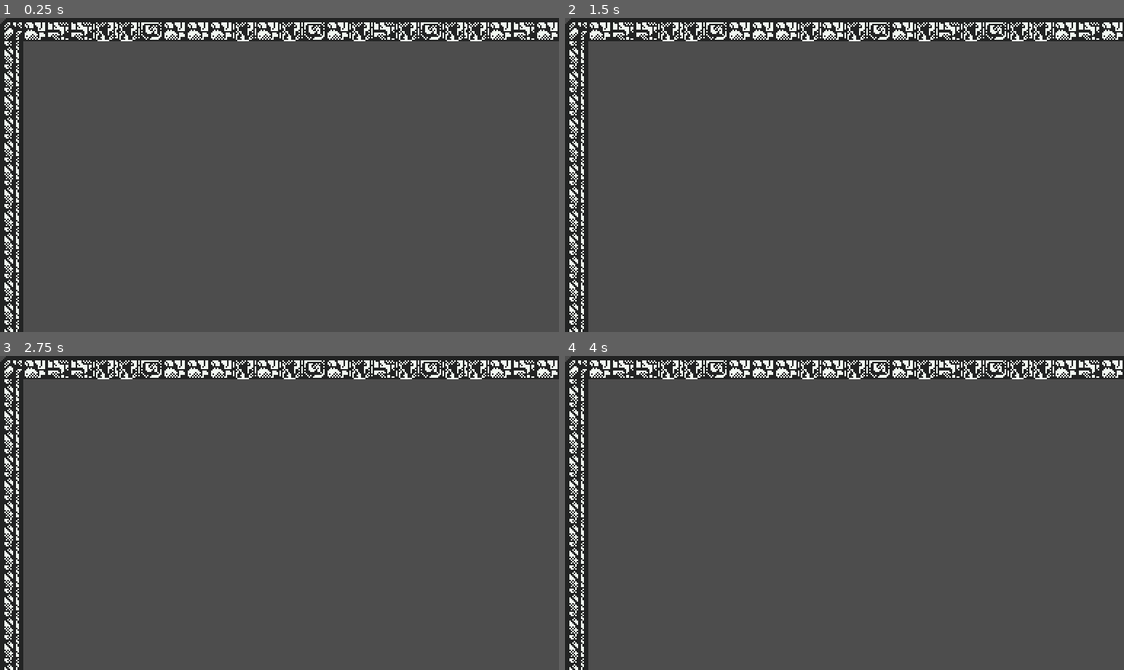
Above: before the commit, frames 1-4 (two rows, left to right).
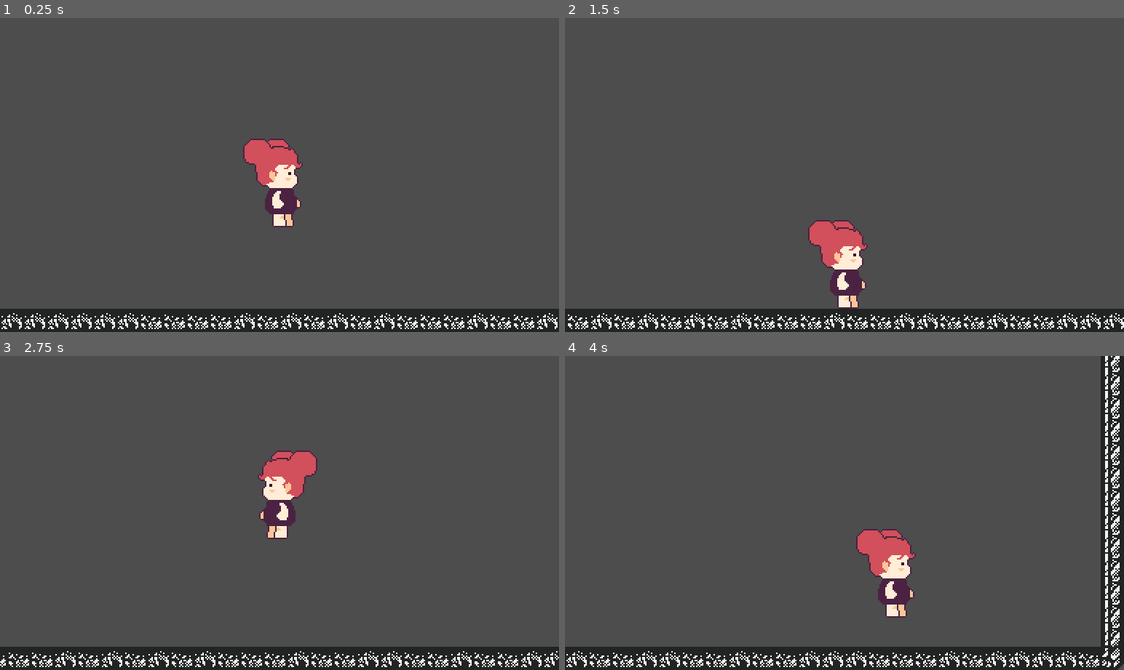
Above: after the commit, the same moments.

Repository: SpeedOfSmell/cryptid-caper
Game: Godot game, scene res://assets/game/game_manager.tscn
Same seed, same stepped clock (60 frames per second), same inputs: the game is played once before the commit and once after it.
Inputs:
- Up to frame 1 (0.25 s): no input
- Up to frame 2 (1.5 s): hold S (duck, bound only after the commit) 0.53-1.28 s; hold D (walk_right, bound only after the commit) from 0.53 s (still down); tap Space (jump, bound only after the commit) at 0.77, 0.8, 1.07, 1.35 s
- Up to frame 3 (2.75 s): tap Space (jump, bound only after the commit) at 1.52, 1.82, 2.3 s; tap S (duck, bound only after the commit) at 1.55 s; release D (walk_right, bound only after the commit) at 2.03 s; hold A (walk_left, bound only after the commit) from 2.03 s (still down); hold S (duck, bound only after the commit) from 2.03 s (still down)
- Up to frame 4 (4 s): release A (walk_left, bound only after the commit) at 2.78 s; release S (duck, bound only after the commit) at 2.78 s; hold D (walk_right, bound only after the commit) from 2.78 s (still down); tap S (duck, bound only after the commit) at 2.85 s; tap Space (jump, bound only after the commit) at 3.02, 3.32, 3.6, 3.77 s

The runs differ from the first frame. In frame 1, 20% of the frame differs, in the area x 0-100%, y 0-100%; in frame 2, 20%; in frame 3, 20%; in frame 4, 23%.

Commit message:
added character placeholder and the state machient o handle player movement

Diff:
--- /dev/null
+++ b/assets/game/character/animated_sprite_2d.gd
@@ -0,0 +1,16 @@
+extends AnimatedSprite2D
+
+
+# Called when the node enters the scene tree for the first time.
+func _ready():
+	pass # Replace with function body.
+
+
+# Called every frame. 'delta' is the elapsed time since the previous frame.
+func _process(delta):
+	if get_tree().paused:
+		match animation:
+				"walk_right":
+					play("idle_right")
+				"walk_left":
+					play("idle_left")
--- /dev/null
+++ b/assets/game/character/character.gd
@@ -0,0 +1,19 @@
+class_name Character
+extends CharacterBody2D
+
+@export var speed : float = 200
+@export var gravity : float = 1200
+
+@export var sprite_node: AnimatedSprite2D
+@export var standing_shape: CollisionShape2D
+@export var ducking_shape: CollisionShape2D
+
+func _process(_delta):
+	# TODO: play walk, jump and duck animations once the art exists.
+	if velocity.x > 0:
+		sprite_node.play("idle_right")
+	elif velocity.x < 0:
+		sprite_node.play("idle_left")
+
+func walk_input() -> float:
+	return Input.get_axis("walk_left", "walk_right")
--- /dev/null
+++ b/assets/game/character/character.tscn
@@ -0,0 +1,136 @@
+[gd_scene format=3 uid="uid://dr2pihnrs5v5v"]
+
+[ext_resource type="Script" uid="uid://co7g3oq4f8ntu" path="res://assets/game/character/character.gd" id="1_chr01"]
+[ext_resource type="Script" uid="uid://bsmkr2hwyde1n" path="res://assets/game/character/animated_sprite_2d.gd" id="2_spr01"]
+[ext_resource type="Texture2D" uid="uid://dpu2qyv4wmvd7" path="res://assets/game/character/Ch1 left idle.png" id="3_idl01"]
+[ext_resource type="Texture2D" uid="uid://kwog3ls8am3t" path="res://assets/game/character/Ch1 right idle.png" id="4_idr01"]
+[ext_resource type="Script" path="res://assets/game/character/states/character_state_machine.gd" id="5_stm01"]
+[ext_resource type="Script" path="res://assets/game/character/states/idle_state.gd" id="6_idl01"]
+[ext_resource type="Script" path="res://assets/game/character/states/walk_state.gd" id="7_wlk01"]
+[ext_resource type="Script" path="res://assets/game/character/states/duck_state.gd" id="8_dck01"]
+[ext_resource type="Script" path="res://assets/game/character/states/jump_state.gd" id="9_jmp01"]
+[ext_resource type="Script" path="res://assets/game/character/states/fall_state.gd" id="10_fal01"]
+
+[sub_resource type="AtlasTexture" id="AtlasTexture_left0"]
+atlas = ExtResource("3_idl01")
+region = Rect2(0, 0, 62, 73)
+
+[sub_resource type="AtlasTexture" id="AtlasTexture_left1"]
+atlas = ExtResource("3_idl01")
+region = Rect2(62, 0, 62, 73)
+
+[sub_resource type="AtlasTexture" id="AtlasTexture_left2"]
+atlas = ExtResource("3_idl01")
+region = Rect2(0, 73, 62, 73)
+
+[sub_resource type="AtlasTexture" id="AtlasTexture_left3"]
+atlas = ExtResource("3_idl01")
+region = Rect2(62, 73, 62, 73)
+
+[sub_resource type="AtlasTexture" id="AtlasTexture_right0"]
+atlas = ExtResource("4_idr01")
+region = Rect2(0, 0, 62, 73)
+
+[sub_resource type="AtlasTexture" id="AtlasTexture_right1"]
+atlas = ExtResource("4_idr01")
+region = Rect2(62, 0, 62, 73)
+
+[sub_resource type="AtlasTexture" id="AtlasTexture_right2"]
+atlas = ExtResource("4_idr01")
+region = Rect2(0, 73, 62, 73)
+
+[sub_resource type="AtlasTexture" id="AtlasTexture_right3"]
+atlas = ExtResource("4_idr01")
+region = Rect2(62, 73, 62, 73)
+
+[sub_resource type="SpriteFrames" id="SpriteFrames_chr01"]
+animations = [{
+"frames": [{
+"duration": 1.0,
+"texture": SubResource("AtlasTexture_left0")
+}, {
+"duration": 1.0,
+"texture": SubResource("AtlasTexture_left1")
+}, {
+"duration": 1.0,
+"texture": SubResource("AtlasTexture_left2")
+}, {
+"duration": 1.0,
+"texture": SubResource("AtlasTexture_left3")
+}],
+"loop": true,
+"name": &"idle_left",
+"speed": 5.0
+}, {
+"frames": [{
+"duration": 1.0,
+"texture": SubResource("AtlasTexture_right0")
+}, {
+"duration": 1.0,
+"texture": SubResource("AtlasTexture_right1")
+}, {
+"duration": 1.0,
+"texture": SubResource("AtlasTexture_right2")
+}, {
+"duration": 1.0,
+"texture": SubResource("AtlasTexture_right3")
+}],
+"loop": true,
+"name": &"idle_right",
+"speed": 5.0
+}]
+
+[sub_resource type="RectangleShape2D" id="RectangleShape2D_stand"]
+size = Vector2(24, 56)
+
+[sub_resource type="RectangleShape2D" id="RectangleShape2D_duck"]
+size = Vector2(24, 28)
+
+[node name="Character" type="CharacterBody2D" unique_id=1604827351 node_paths=PackedStringArray("sprite_node", "standing_shape", "ducking_shape")]
+script = ExtResource("1_chr01")
+sprite_node = NodePath("AnimatedSprite2D")
+standing_shape = NodePath("Standing Shape")
+ducking_shape = NodePath("Ducking Shape")
+
+[node name="AnimatedSprite2D" type="AnimatedSprite2D" parent="." unique_id=738215904]
+process_mode = 3
+sprite_frames = SubResource("SpriteFrames_chr01")
+animation = &"idle_right"
+autoplay = "idle_right"
+centered = false
+offset = Vector2(-31, -69)
+script = ExtResource("2_spr01")
+
+[node name="Standing Shape" type="CollisionShape2D" parent="." unique_id=1182640573]
+position = Vector2(0, -28)
+shape = SubResource("RectangleShape2D_stand")
+
+[node name="Ducking Shape" type="CollisionShape2D" parent="." unique_id=296471038]
+position = Vector2(0, -14)
+shape = SubResource("RectangleShape2D_duck")
+disabled = true
+
+[node name="Camera2D" type="Camera2D" parent="." unique_id=1875302946]
+limit_left = 0
+limit_top = 0
+limit_right = 1024
+limit_bottom = 512
+
+[node name="State Machine" type="Node" parent="." unique_id=1349072658 node_paths=PackedStringArray("initial_state")]
+script = ExtResource("5_stm01")
+initial_state = NodePath("Fall")
+
+[node name="Idle" type="Node" parent="State Machine" unique_id=524180397]
+script = ExtResource("6_idl01")
+
+[node name="Walk" type="Node" parent="State Machine" unique_id=1720946315]
+script = ExtResource("7_wlk01")
+
+[node name="Duck" type="Node" parent="State Machine" unique_id=861357204]
+script = ExtResource("8_dck01")
+
+[node name="Jump" type="Node" parent="State Machine" unique_id=2038461957]
+script = ExtResource("9_jmp01")
+
+[node name="Fall" type="Node" parent="State Machine" unique_id=417693820]
+script = ExtResource("10_fal01")
--- /dev/null
+++ b/assets/game/character/states/air_state.gd
@@ -0,0 +1,7 @@
+class_name AirState
+extends CharacterState
+
+# Gravity and steering shared by every state in the air inheriting, to be planned for potential air dash/other states
+func physics_update(delta: float):
+	character.velocity.y += character.gravity * delta
+	character.velocity.x = character.walk_input() * character.speed
--- /dev/null
+++ b/assets/game/character/states/character_state.gd
@@ -0,0 +1,34 @@
+class_name CharacterState
+extends Node
+
+# Returned from next_state() to pick a state. Each value is a node name under State Machine.
+const STAY := &""
+const IDLE := &"Idle"
+const WALK := &"Walk"
+const DUCK := &"Duck"
+const JUMP := &"Jump"
+const FALL := &"Fall"
+
+#ADDING NEW STATE:
+# 1) Add new state extending grounded, air or character state
+# 2) ADd a node under the state machine, matching constant
+# 3) Add constant to this script
+# 4) Add rule that triggers it
+
+@onready var character: Character = owner
+
+# Called once when this state becomes the current state.
+func enter():
+	pass
+
+# Called once when another state takes over.
+func exit():
+	pass
+
+# Returns the state to switch to, or STAY to remain in this one.
+func next_state() -> StringName:
+	return STAY
+
+# Called every physics frame while this is the current state.
+func physics_update(_delta: float):
+	pass
--- /dev/null
+++ b/assets/game/character/states/character_state_machine.gd
@@ -0,0 +1,32 @@
+class_name CharacterStateMachine
+extends Node
+
+const MAX_TRANSITIONS_PER_FRAME := 8 # Just to prevent infinite loops in case of faulity logic in states transitions
+
+@export var initial_state: CharacterState
+
+@onready var character: Character = owner
+
+var current_state: CharacterState
+
+func _ready():
+	current_state = initial_state
+	current_state.enter()
+
+func _physics_process(delta):
+	for i in MAX_TRANSITIONS_PER_FRAME:
+		var next := current_state.next_state()
+		if next == CharacterState.STAY:
+			break
+		_change_state(next)
+
+	current_state.physics_update(delta)
+	character.move_and_slide()
+
+func _change_state(next: StringName):
+	var state := get_node_or_null(NodePath(next)) as CharacterState
+	assert(state != null, "State Machine has no state node named %s" % next)
+
+	current_state.exit()
+	current_state = state
+	current_state.enter()
--- /dev/null
+++ b/assets/game/character/states/duck_state.gd
@@ -0,0 +1,21 @@
+class_name DuckState
+extends GroundedState
+
+func enter():
+	character.standing_shape.disabled = true
+	character.ducking_shape.disabled = false
+	# TODO: replace the squash with a duck animation once the art exists.
+	character.sprite_node.scale.y = 0.5
+
+func exit():
+	character.standing_shape.disabled = false
+	character.ducking_shape.disabled = true
+	character.sprite_node.scale.y = 1.0
+
+func next_state() -> StringName:
+	if not Input.is_action_pressed("duck"):
+		return IDLE
+	return super()
+
+func physics_update(_delta: float):
+	character.velocity.x = 0
--- /dev/null
+++ b/assets/game/character/states/fall_state.gd
@@ -0,0 +1,7 @@
+class_name FallState
+extends AirState
+
+func next_state() -> StringName:
+	if character.is_on_floor():
+		return IDLE
+	return super()
--- /dev/null
+++ b/assets/game/character/states/grounded_state.gd
@@ -0,0 +1,10 @@
+class_name GroundedState
+extends CharacterState
+
+# All grounded states inherit from
+func next_state() -> StringName:
+	if not character.is_on_floor():
+		return FALL
+	if Input.is_action_just_pressed("jump"):
+		return JUMP
+	return super()
--- /dev/null
+++ b/assets/game/character/states/idle_state.gd
@@ -0,0 +1,12 @@
+class_name IdleState
+extends GroundedState
+
+func next_state() -> StringName:
+	if Input.is_action_pressed("duck"):
+		return DUCK
+	if character.walk_input() != 0:
+		return WALK
+	return super()
+
+func physics_update(_delta: float):
+	character.velocity.x = 0
--- /dev/null
+++ b/assets/game/character/states/jump_state.gd
@@ -0,0 +1,12 @@
+class_name JumpState
+extends AirState
+
+@export var jump_speed : float = 440
+
+func enter():
+	character.velocity.y = -jump_speed
+
+func next_state() -> StringName:
+	if character.velocity.y >= 0:
+		return FALL
+	return super()
--- /dev/null
+++ b/assets/game/character/states/walk_state.gd
@@ -0,0 +1,12 @@
+class_name WalkState
+extends GroundedState
+
+func next_state() -> StringName:
+	if Input.is_action_pressed("duck"):
+		return DUCK
+	if character.walk_input() == 0:
+		return IDLE
+	return super()
+
+func physics_update(_delta: float):
+	character.velocity.x = character.walk_input() * character.speed
--- a/assets/game/game_manager.tscn
+++ b/assets/game/game_manager.tscn
@@ -1,8 +1,20 @@
 [gd_scene format=3 uid="uid://cxwdpb4m6ahak"]
 
 [ext_resource type="Script" uid="uid://dnkdnq7pum2mv" path="res://assets/game/room_manager/room_manager.gd" id="1_66d57"]
+[ext_resource type="PackedScene" uid="uid://dr2pihnrs5v5v" path="res://assets/game/character/character.tscn" id="2_chr01"]
+
+[sub_resource type="WorldBoundaryShape2D" id="WorldBoundaryShape2D_floor"]
 
 [node name="Game Manager" type="Node" unique_id=175650822]
 
 [node name="Room Manager" type="Node" parent="." unique_id=2010213947]
 script = ExtResource("1_66d57")
+
+[node name="Character" parent="." unique_id=913466207 instance=ExtResource("2_chr01")]
+position = Vector2(512, 400)
+
+[node name="Temp Floor" type="StaticBody2D" parent="." unique_id=1427095386]
+position = Vector2(0, 496)
+
+[node name="CollisionShape2D" type="CollisionShape2D" parent="Temp Floor" unique_id=650318742]
+shape = SubResource("WorldBoundaryShape2D_floor")
--- a/project.godot
+++ b/project.godot
@@ -22,6 +22,34 @@
 window/stretch/mode="viewport"
 window/stretch/scale_mode="integer"
 
+[input]
+
+walk_left={
+"deadzone": 0.2,
+"events": [Object(InputEventKey,"resource_local_to_scene":false,"resource_name":"","device":-1,"window_id":0,"alt_pressed":false,"shift_pressed":false,"ctrl_pressed":false,"meta_pressed":false,"pressed":false,"keycode":0,"physical_keycode":65,"key_label":0,"unicode":97,"location":0,"echo":false,"script":null)
+, Object(InputEventKey,"resource_local_to_scene":false,"resource_name":"","device":-1,"window_id":0,"alt_pressed":false,"shift_pressed":false,"ctrl_pressed":false,"meta_pressed":false,"pressed":false,"keycode":0,"physical_keycode":4194319,"key_label":0,"unicode":0,"location":0,"echo":false,"script":null)
+]
+}
+walk_right={
+"deadzone": 0.2,
+"events": [Object(InputEventKey,"resource_local_to_scene":false,"resource_name":"","device":-1,"window_id":0,"alt_pressed":false,"shift_pressed":false,"ctrl_pressed":false,"meta_pressed":false,"pressed":false,"keycode":0,"physical_keycode":68,"key_label":0,"unicode":100,"location":0,"echo":false,"script":null)
+, Object(InputEventKey,"resource_local_to_scene":false,"resource_name":"","device":-1,"window_id":0,"alt_pressed":false,"shift_pressed":false,"ctrl_pressed":false,"meta_pressed":false,"pressed":false,"keycode":0,"physical_keycode":4194321,"key_label":0,"unicode":0,"location":0,"echo":false,"script":null)
+]
+}
+jump={
+"deadzone": 0.2,
+"events": [Object(InputEventKey,"resource_local_to_scene":false,"resource_name":"","device":-1,"window_id":0,"alt_pressed":false,"shift_pressed":false,"ctrl_pressed":false,"meta_pressed":false,"pressed":false,"keycode":0,"physical_keycode":32,"key_label":0,"unicode":32,"location":0,"echo":false,"script":null)
+, Object(InputEventKey,"resource_local_to_scene":false,"resource_name":"","device":-1,"window_id":0,"alt_pressed":false,"shift_pressed":false,"ctrl_pressed":false,"meta_pressed":false,"pressed":false,"keycode":0,"physical_keycode":87,"key_label":0,"unicode":119,"location":0,"echo":false,"script":null)
+, Object(InputEventKey,"resource_local_to_scene":false,"resource_name":"","device":-1,"window_id":0,"alt_pressed":false,"shift_pressed":false,"ctrl_pressed":false,"meta_pressed":false,"pressed":false,"keycode":0,"physical_keycode":4194320,"key_label":0,"unicode":0,"location":0,"echo":false,"script":null)
+]
+}
+duck={
+"deadzone": 0.2,
+"events": [Object(InputEventKey,"resource_local_to_scene":false,"resource_name":"","device":-1,"window_id":0,"alt_pressed":false,"shift_pressed":false,"ctrl_pressed":false,"meta_pressed":false,"pressed":false,"keycode":0,"physical_keycode":83,"key_label":0,"unicode":115,"location":0,"echo":false,"script":null)
+, Object(InputEventKey,"resource_local_to_scene":false,"resource_name":"","device":-1,"window_id":0,"alt_pressed":false,"shift_pressed":false,"ctrl_pressed":false,"meta_pressed":false,"pressed":false,"keycode":0,"physical_keycode":4194322,"key_label":0,"unicode":0,"location":0,"echo":false,"script":null)
+]
+}
+
 [physics]
 
 3d/physics_engine="Jolt Physics"
Binary file added: assets/game/character/Ch1 left idle.png
Not shown, added: assets/game/character/Ch1 left idle.png.import
Binary file added: assets/game/character/Ch1 right idle.png
Not shown, added: assets/game/character/Ch1 right idle.png.import
Not shown, added: assets/game/character/animated_sprite_2d.gd.uid
Not shown, added: assets/game/character/character.gd.uid
Not shown, added: assets/game/character/states/air_state.gd.uid
Not shown, added: assets/game/character/states/character_state.gd.uid
Not shown, added: assets/game/character/states/character_state_machine.gd.uid
Not shown, added: assets/game/character/states/duck_state.gd.uid
Not shown, added: assets/game/character/states/fall_state.gd.uid
Not shown, added: assets/game/character/states/grounded_state.gd.uid
(and 3 more such lines)
